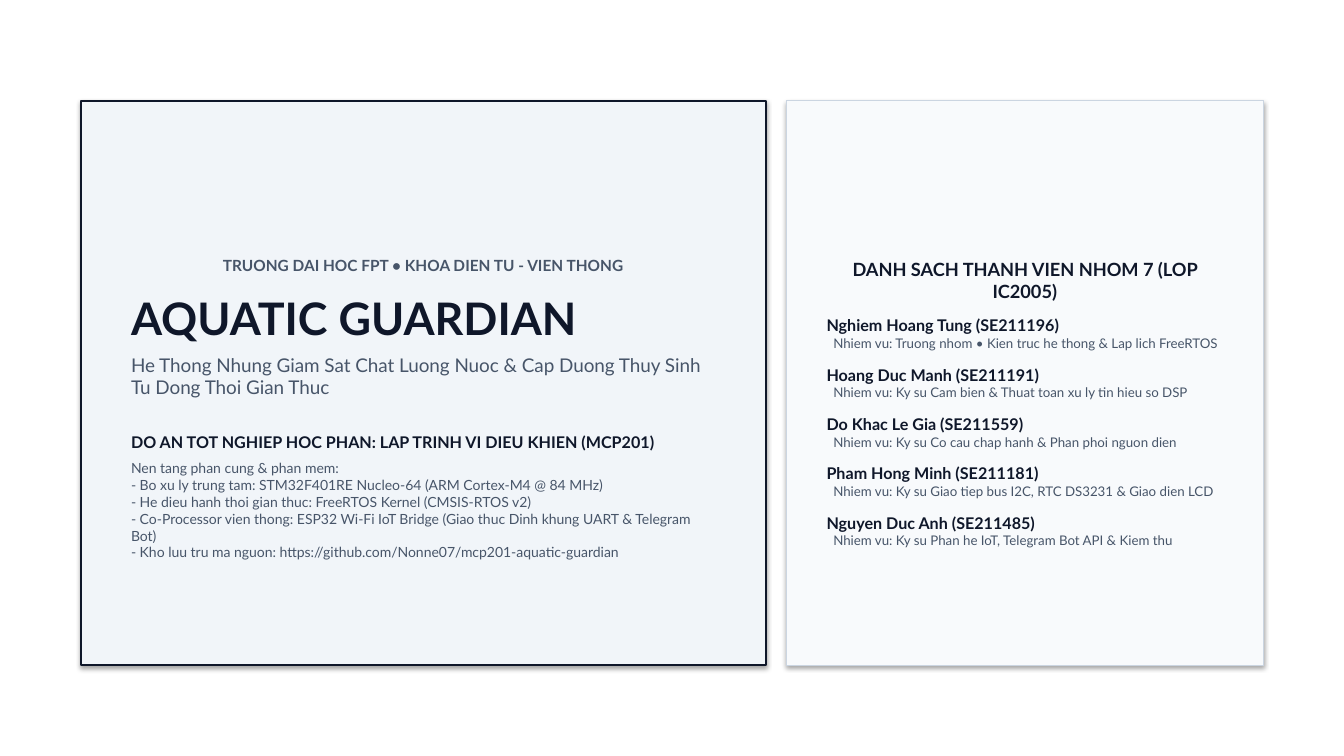
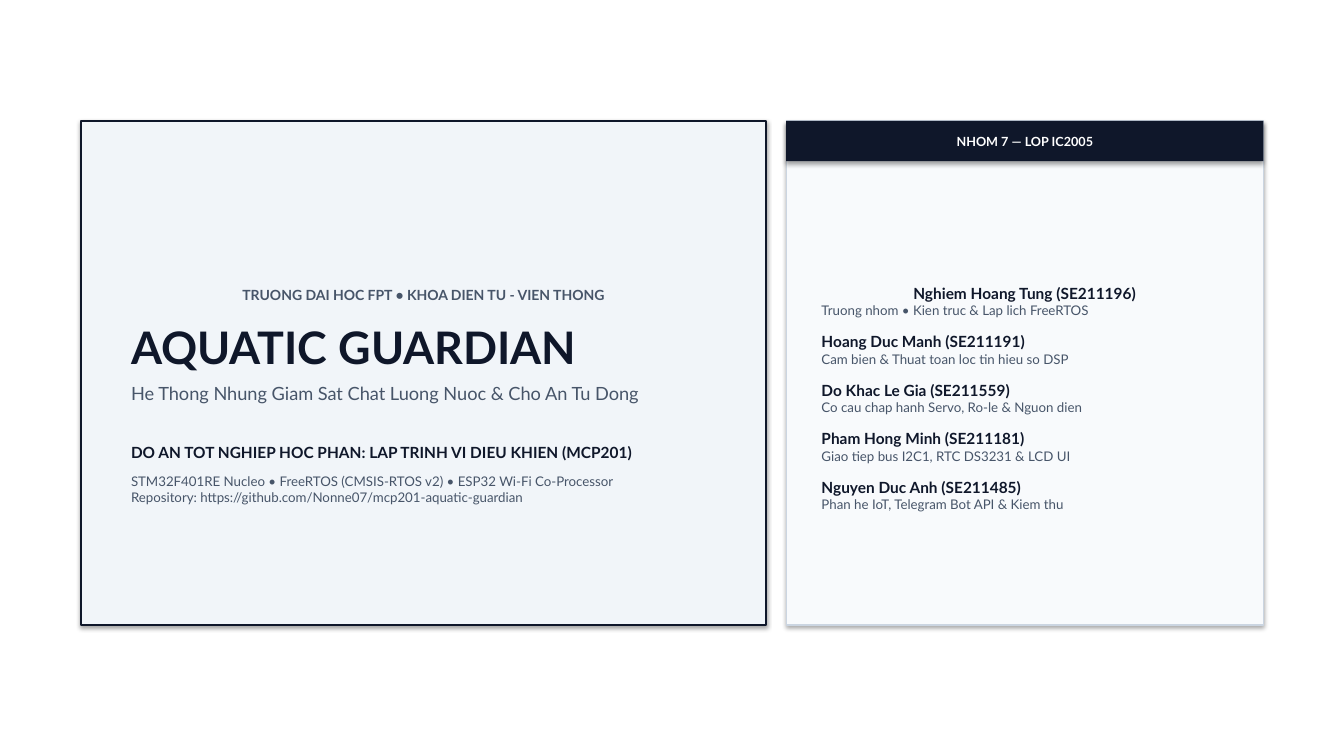
Before and after one commit to Nonne07/mcp201-aquatic-guardian, a slide deck: slide 1 of AQUATIC_GUARDIAN_SLIDES.pptx. Drawn at 1344x756 pixels with LibreOffice and Linux fonts; fonts in the diff are those of the drawing. Boxes give left, top, right and bottom in pixels: in the first picture for what was removed or moved away, otherwise in the second. Text is boxed around its words. In the diff, an @@ line names an element or a change of style, - is before the commit and + after.

```diff
--- a/AQUATIC_GUARDIAN_SLIDES.pptx
+++ b/AQUATIC_GUARDIAN_SLIDES.pptx
@@ rectangle "TRUONG DAI HOC FPT • ...": place and size @@
-rectangle "TRUONG DAI HOC FPT • ..." at [81, 101, 766, 665]
+rectangle "TRUONG DAI HOC FPT • ..." at [81, 121, 766, 625]
@@ rectangle "Nghiem Hoang Tung (SE211196)": place and size @@
-rectangle "Nghiem Hoang Tung (SE211196)" at [786, 101, 1263, 665]
+rectangle "Nghiem Hoang Tung (SE211196)" at [786, 121, 1263, 625]
@@ rectangle added at [786, 121, 1263, 161], fill #0F172A, 9 pt, text #FFFFFF, bold @@
+NHOM 7 — LOP IC2005
@@ text in rectangle at [853, 262, 1198, 301]: paragraph removed @@
-DANH SACH THANH VIEN NHOM 7 (LOP IC2005)
@@ text in rectangle at [131, 290, 632, 460]: size 11 to 10 pt in "TRUONG DAI HOC FPT • KHOA DIEN ..."; size 11.5 to 11 pt in "DO AN TOT NGHIEP HOC PHAN: LAP ..."; more space between paragraphs @@
@@ text in rectangle at [821, 287, 1135, 496]: size 11.5 to 11 pt in "Nghiem Hoang Tung (SE211196)", "Hoang Duc Manh (SE211191)", "Do Khac Le Gia (SE211559)", "Pham Hong Minh (SE211181)" and 1 more places; alignment left to centre; less space between paragraphs @@
@@ text in rectangle at [821, 305, 1089, 318]: text changed @@
-Nhiem vu: Truong nhom • Kien truc he thong & Lap lich FreeRTOS
+Truong nhom • Kien truc & Lap lich FreeRTOS
@@ text in rectangle at [821, 354, 1068, 364]: text changed @@
-Nhiem vu: Ky su Cam bien & Thuat toan xu ly tin hieu so DSP
+Cam bien & Thuat toan loc tin hieu so DSP
@@ text in rectangle at [131, 386, 639, 404]: text changed; size 13.5 to 13 pt @@
-He Thong Nhung Giam Sat Chat Luong Nuoc & Cap Duong Thuy Sinh Tu Dong Thoi Gian Thuc
+He Thong Nhung Giam Sat Chat Luong Nuoc & Cho An Tu Dong
@@ text in rectangle at [821, 402, 1082, 415]: text changed @@
-Nhiem vu: Ky su Co cau chap hanh & Phan phoi nguon dien
+Co cau chap hanh Servo, Ro-le & Nguon dien
@@ text in rectangle at [131, 476, 613, 505]: text changed; size 10 to 9.5 pt @@
-Nen tang phan cung & phan mem:
-- Bo xu ly trung tam: STM32F401RE Nucleo-64 (ARM Cortex-M4 @ 84 MHz)
-- He dieu hanh thoi gian thuc: FreeRTOS Kernel (CMSIS-RTOS v2)
-- Co-Processor vien thong: ESP32 Wi-Fi IoT Bridge (Giao thuc Dinh khung UART & Telegram Bot)
-- Kho luu tru ma nguon: https://github.com/Nonne07/mcp201-aquatic-guardian
+STM32F401RE Nucleo • FreeRTOS (CMSIS-RTOS v2) • ESP32 Wi-Fi Co-Processor
+Repository: https://github.com/Nonne07/mcp201-aquatic-guardian
@@ text in rectangle at [821, 451, 1070, 464]: text changed @@
-Nhiem vu: Ky su Giao tiep bus I2C, RTC DS3231 & Giao dien LCD
+Giao tiep bus I2C1, RTC DS3231 & LCD UI
@@ text in rectangle at [821, 499, 1064, 512]: text changed @@
-Nhiem vu: Ky su Phan he IoT, Telegram Bot API & Kiem thu
+Phan he IoT, Telegram Bot API & Kiem thu
```
Also in this commit, not shown: 12 other slides changed, 1 other file.
